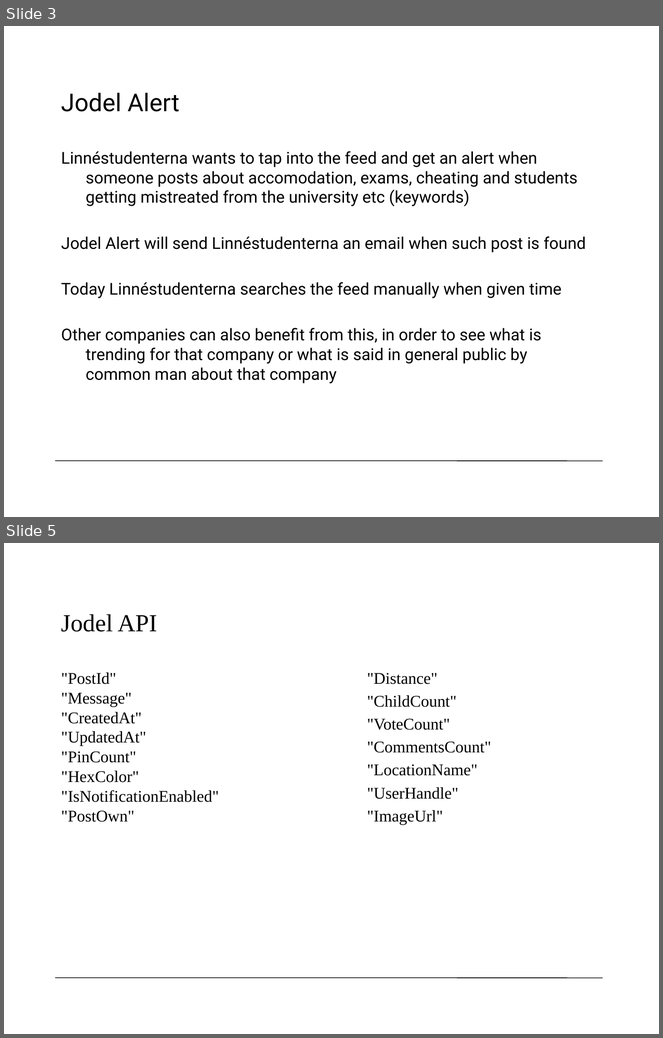
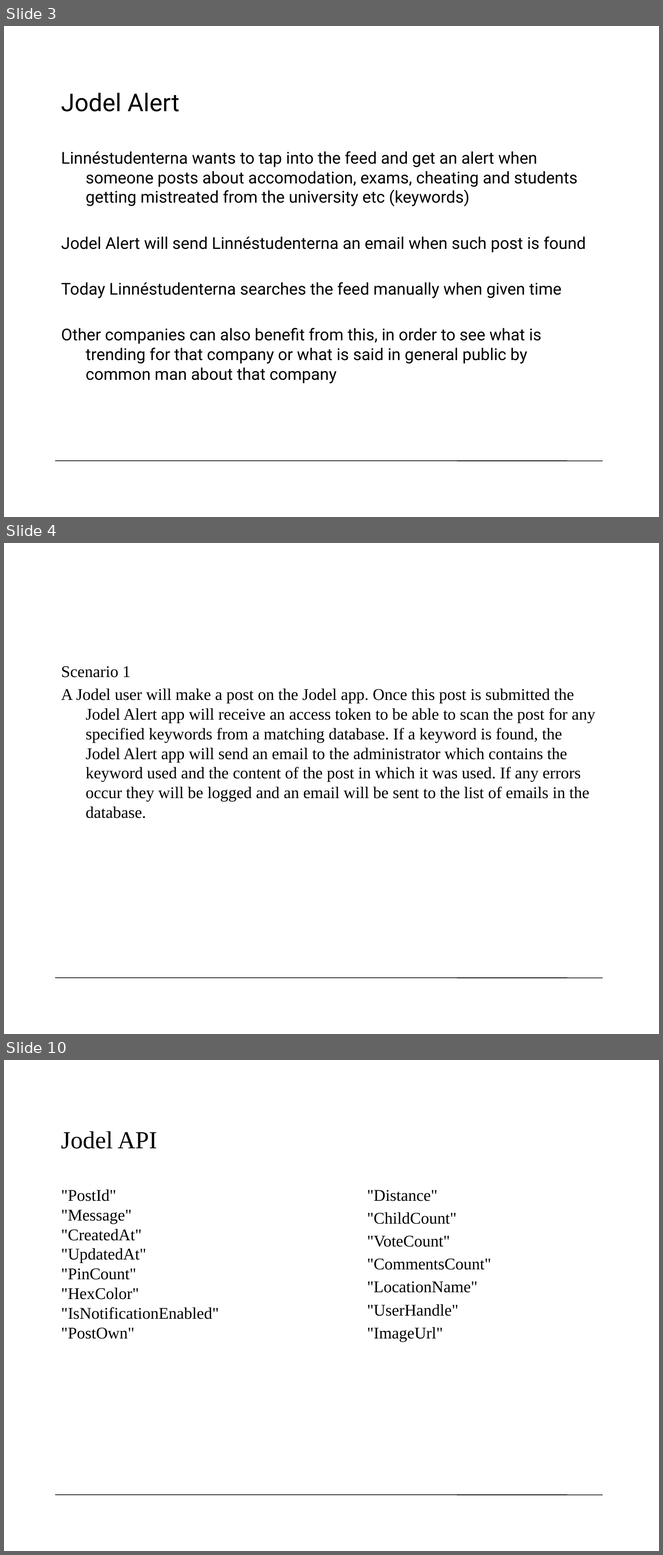
Before and after one commit to legendmcdonald/2DV603, a slide deck: JodelAlert.pptx. Shown one above the other, each under a label of ours: slides 3 and 5 before the commit, slides 3, 4 and 10 after it; the slides between them are not shown. The pictures are 663x1038 and 663x1555 pixels, drawn with LibreOffice and Linux fonts; fonts in the diff are those of the drawing; background and template pictures are left out. Boxes give left, top, right and bottom in pixels: in the first picture for what was removed or moved away, otherwise in the second. Text is boxed around its words. In the diff, an @@ line names an element or a change of style, - is before the commit and + after.

```diff
--- a/JodelAlert.pptx
+++ b/JodelAlert.pptx
@@ slide 4 added at <box>4,543,659,1034</box>, background #FFFFFF; not listed: 1 template element that a slide beside it also shows @@
@@ text added at <box>61,666,595,819</box>, 18 pt, text #000000 @@
+Scenario 1
+A Jodel user will make a post on the Jodel app. Once this post is submitted the Jodel Alert app will receive an access token to be able to scan the post for any specified keywords from a matching database. If a keyword is found, the Jodel Alert app will send an email to the administrator which contains the keyword used and the content of the post in which it was used. If any errors occur they will be logged and an email will be sent to the list of emails in the database.
@@ what was slide 5 is now slide 10 @@
```
Also in this commit, not shown: 1 slide changed, 5 other slides added, 1 slide removed, 1 other file.
